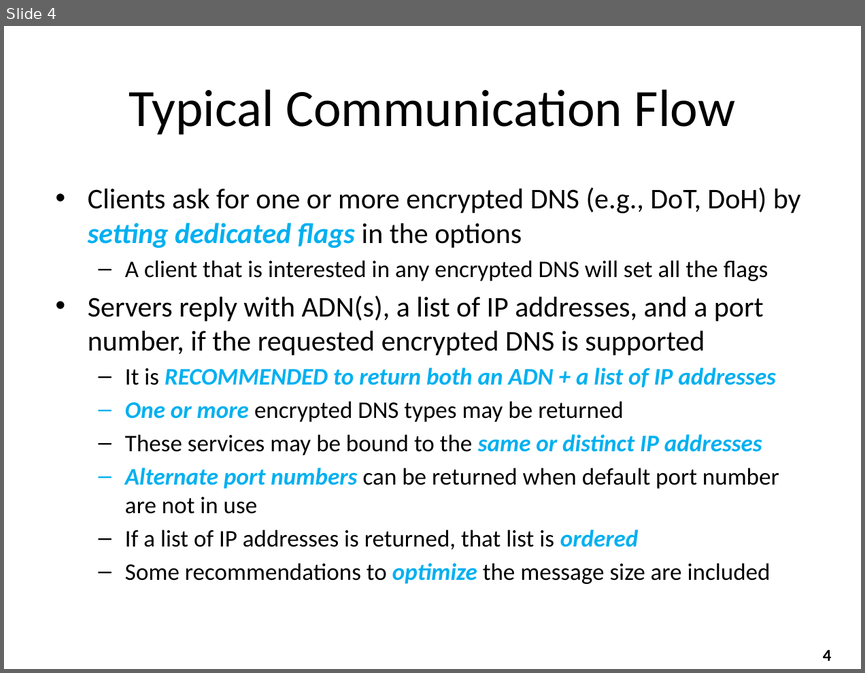
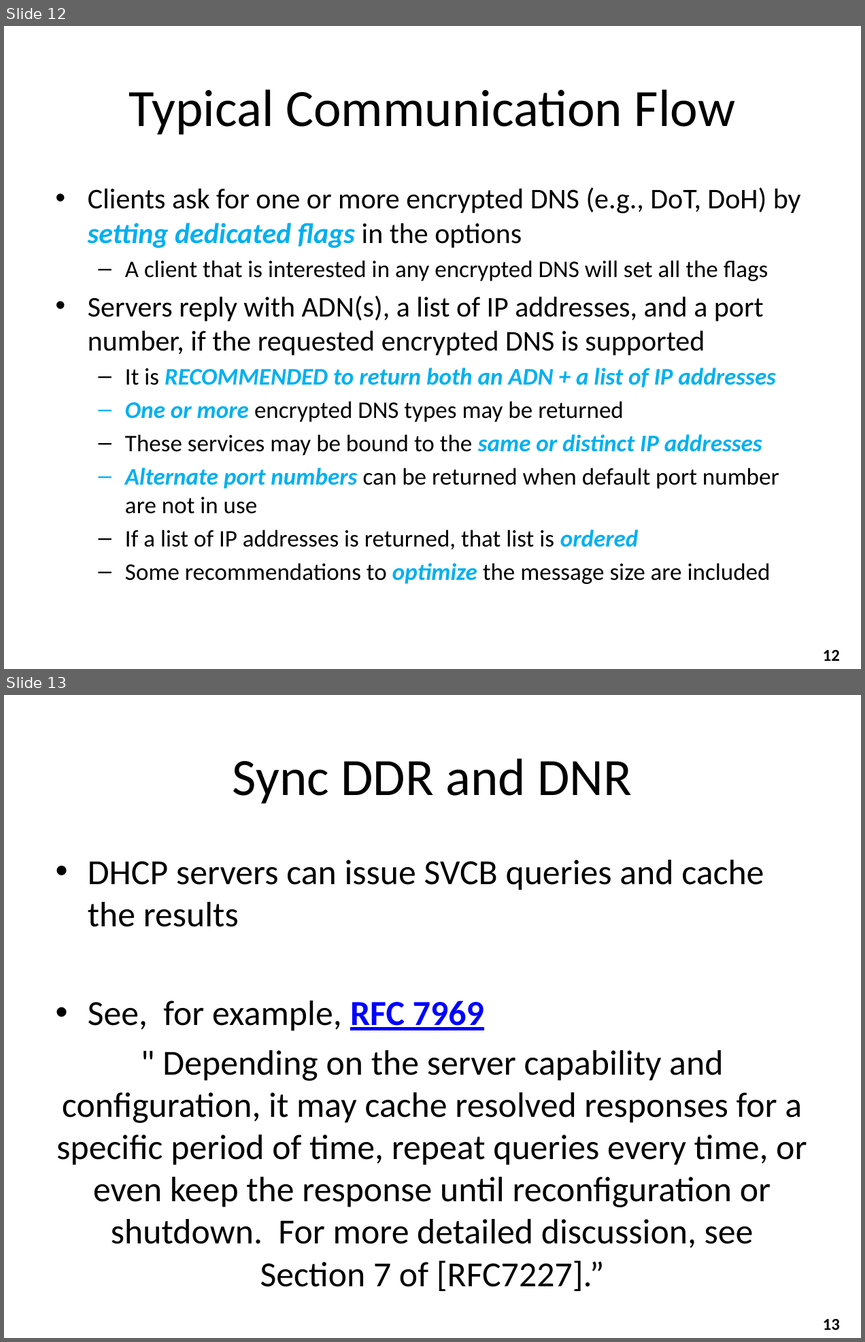
Before and after one commit to boucadair/draft-btw-add-home-network, a slide deck: ietf110/draft-ietf-add-dnr.pptx. Shown one above the other, each under a label of ours: slide 4 before the commit, slides 12 and 13 after it. The pictures are 865x673 and 865x1342 pixels, drawn with LibreOffice and Linux fonts; fonts in the diff are those of the drawing. Boxes give left, top, right and bottom in pixels: in the first picture for what was removed or moved away, otherwise in the second. Text is boxed around its words. In the diff, an @@ line names an element or a change of style, - is before the commit and + after.

```diff
--- a/ietf110/draft-ietf-add-dnr.pptx
+++ b/ietf110/draft-ietf-add-dnr.pptx
@@ slide 13 added at <box>4,695,861,1338</box>, background #FFFFFF; not listed: 1 template element that a slide beside it also shows @@
@@ title added at <box>232,758,632,804</box>, 44 pt, text #000000 @@
+Sync DDR and DNR
@@ text added at <box>56,860,806,1248</box>, 29.6 pt, text #000000 @@
+• DHCP servers can issue SVCB queries and cache the results
+• See, for example, RFC 7969
+" Depending on the server capability and configuration, it may cache resolved responses for a specific period of time, repeat queries every time, or even keep the response until reconfiguration or shutdown. For more detailed discussion, see Section 7 of [RFC7227].”
@@ what was slide 4 is now slide 12 @@
@@ page number at <box>823,650,840,660</box>: text changed @@
-4
+12
```
Also in this commit, not shown: 7 slides changed, 2 other slides added, 1 other file.
